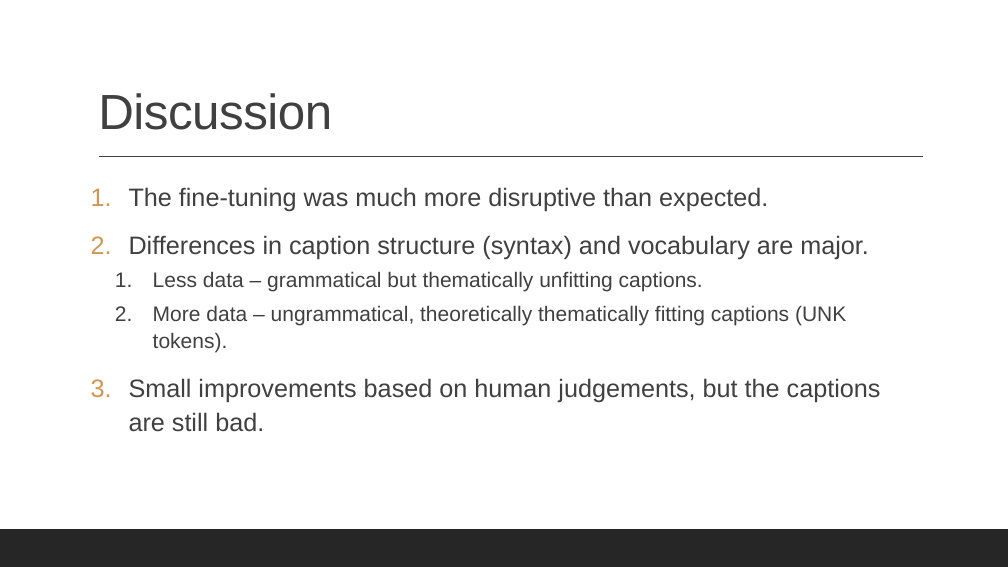
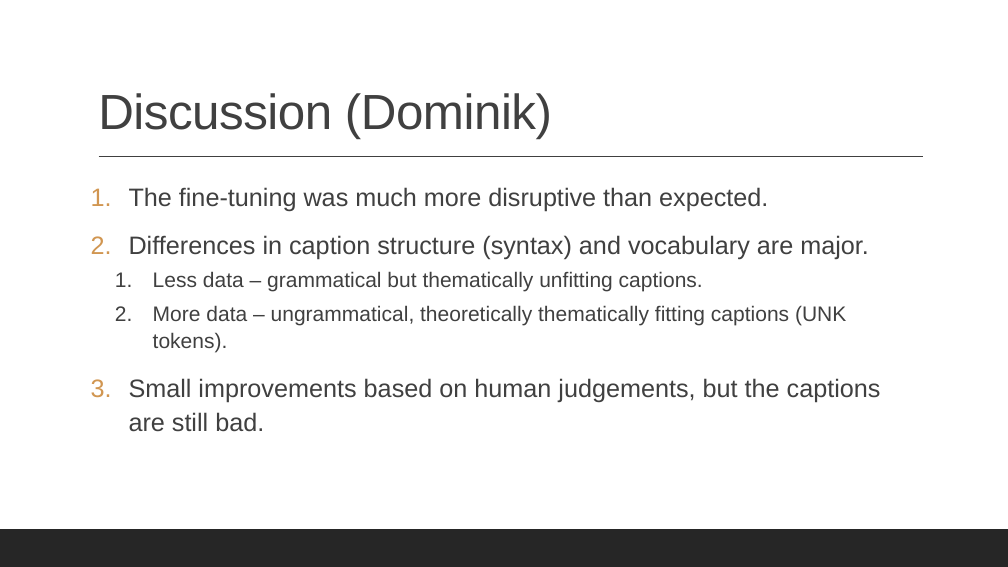
Before and after one commit to Turtilla/aics-project, a slide deck: slide 6 of paper/aics-project.pptx. Drawn at 1008x567 pixels with LibreOffice and Linux fonts; fonts in the diff are those of the drawing. Boxes give left, top, right and bottom in pixels: in the first picture for what was removed or moved away, otherwise in the second. Text is boxed around its words. In the diff, an @@ line names an element or a change of style, - is before the commit and + after.

```diff
--- a/paper/aics-project.pptx
+++ b/paper/aics-project.pptx
@@ title at bbox=[98, 93, 552, 139]: text changed @@
-Discussion
+Discussion (Dominik)
```
Also in this commit, not shown: 3 other slides changed, 1 other file.
